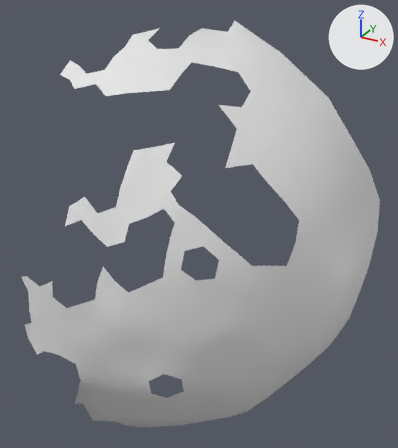
What one commit did to the OBJ model res/final/onecam_fullvolume/07/cleanedup/FullVolium.000356.obj.
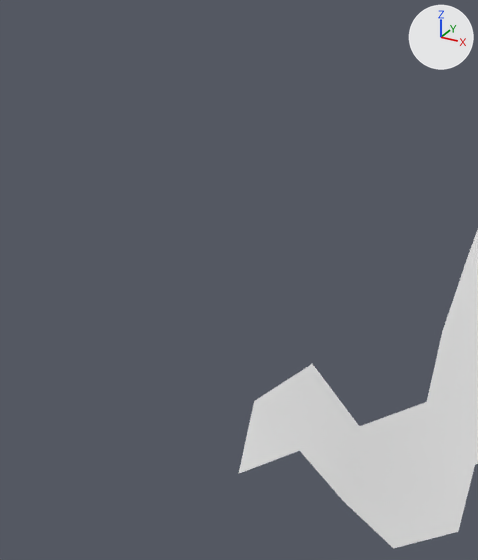
Old and new are each drawn whole from a 50 mm camera at (-594.3, 341.8, 460.8) aimed at (-675.6, 489.7, 386.9) and again close up on the part from 0% to 33% of the width and 22% to 56% of the height. Every picture has the same lights, and +X, +Y and +Z are marked at upper right. Where no turn or scale is listed for an object, it has been applied to the vertices.

The first close-up shows 'FullVolium.000356'.
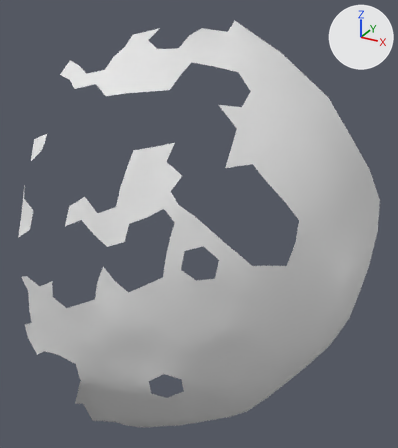
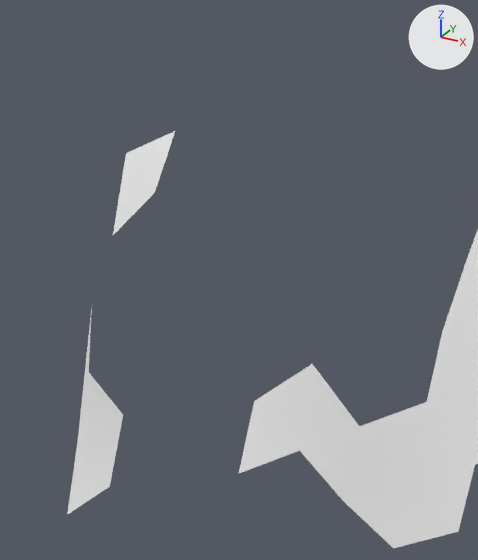
Boxes [x1, y1, x2, y2] around the edits, measured in the close-ups (478 x 560 px):
```json
{"object": "FullVolium.000356", "change": "reshaped", "before": [239, 230, 478, 549], "after": [67, 131, 478, 549]}
{"part": 1, "of": "me_fullvolium_000356", "change": "added", "after": [67, 131, 175, 515]}
```

Scene script edits in JSON lines:
```json
{"block": "me_fullvolium_000356", "where": "me_fullvolium_000356.from_pydata(...)  # 404 vertices, 687 faces; spans x -712.0..-625.6, y 437.6..538.5, z 303.3..448.9"}
{"block": "me_fullvolium_000356", "where": "# used by ob_fullvolium_000356; location = (0.0, 0.0, 0.0)"}
{"block": "me_fullvolium_000356", "where": "# verts and faces of me_fullvolium_000356; kept vertices keep their numbers, new ones are numbered from 404"}
{"block": "me_fullvolium_000356", "change": "me_fullvolium_000356 part 1"}
{"op": "add", "block": "me_fullvolium_000356", "code": "verts[404] = (-702.7, 443.9, 402.9)  # pixel (123, 414)"}
{"op": "add", "block": "me_fullvolium_000356", "code": "verts[405] = (-706.5, 444.6, 405.4)  # pixel (88, 371)"}
{"op": "add", "block": "me_fullvolium_000356", "code": "verts[406] = (-707.6, 443.6, 399.9)  # pixel (77, 440)"}
{"op": "add", "block": "me_fullvolium_000356", "code": "verts[407] = (-703.2, 442.1, 397.5)  # pixel (109, 486)"}
{"op": "add", "block": "me_fullvolium_000356", "code": "verts[408] = (-707.7, 446.9, 410.0)"}
{"op": "add", "block": "me_fullvolium_000356", "code": "verts[409] = (-707.7, 449.9, 414.5)  # pixel (112, 235)"}
{"op": "add", "block": "me_fullvolium_000356", "code": "verts[410] = (-707.1, 441.1, 394.7)  # pixel (67, 514)"}
{"op": "add", "block": "me_fullvolium_000356", "code": "verts[411] = (-704.7, 451.8, 417.8)  # pixel (154, 193)"}
{"op": "add", "block": "me_fullvolium_000356", "code": "verts[412] = (-704.8, 454.7, 422.0)  # pixel (175, 130)"}
{"op": "add", "block": "me_fullvolium_000356", "code": "verts[413] = (-708.5, 453.0, 420.2)  # pixel (126, 153)"}
{"op": "add", "block": "me_fullvolium_000356", "code": "faces += [(404, 405, 406), (404, 406, 407), (406, 410, 407), (411, 412, 413), (409, 411, 413), (405, 408, 406)]"}
```
